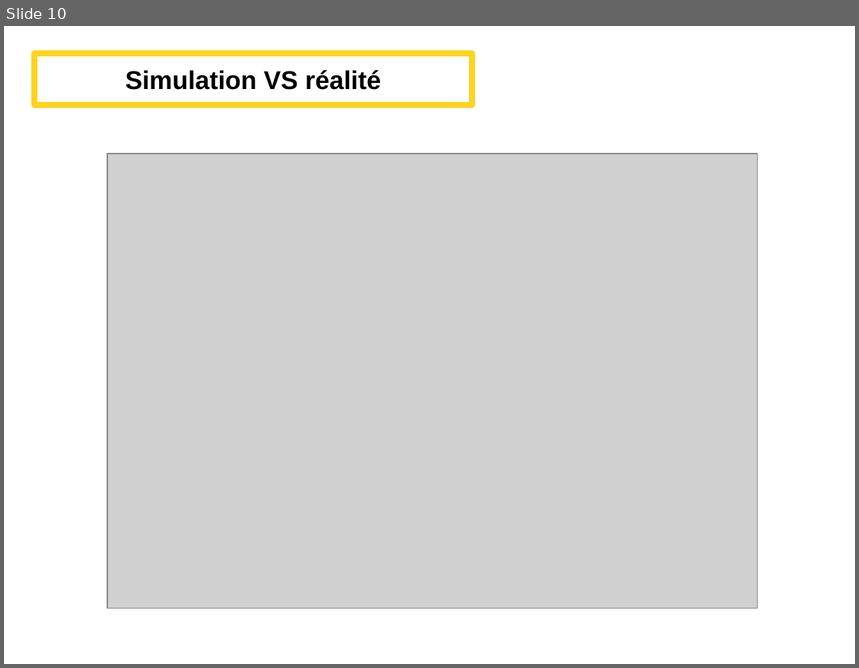
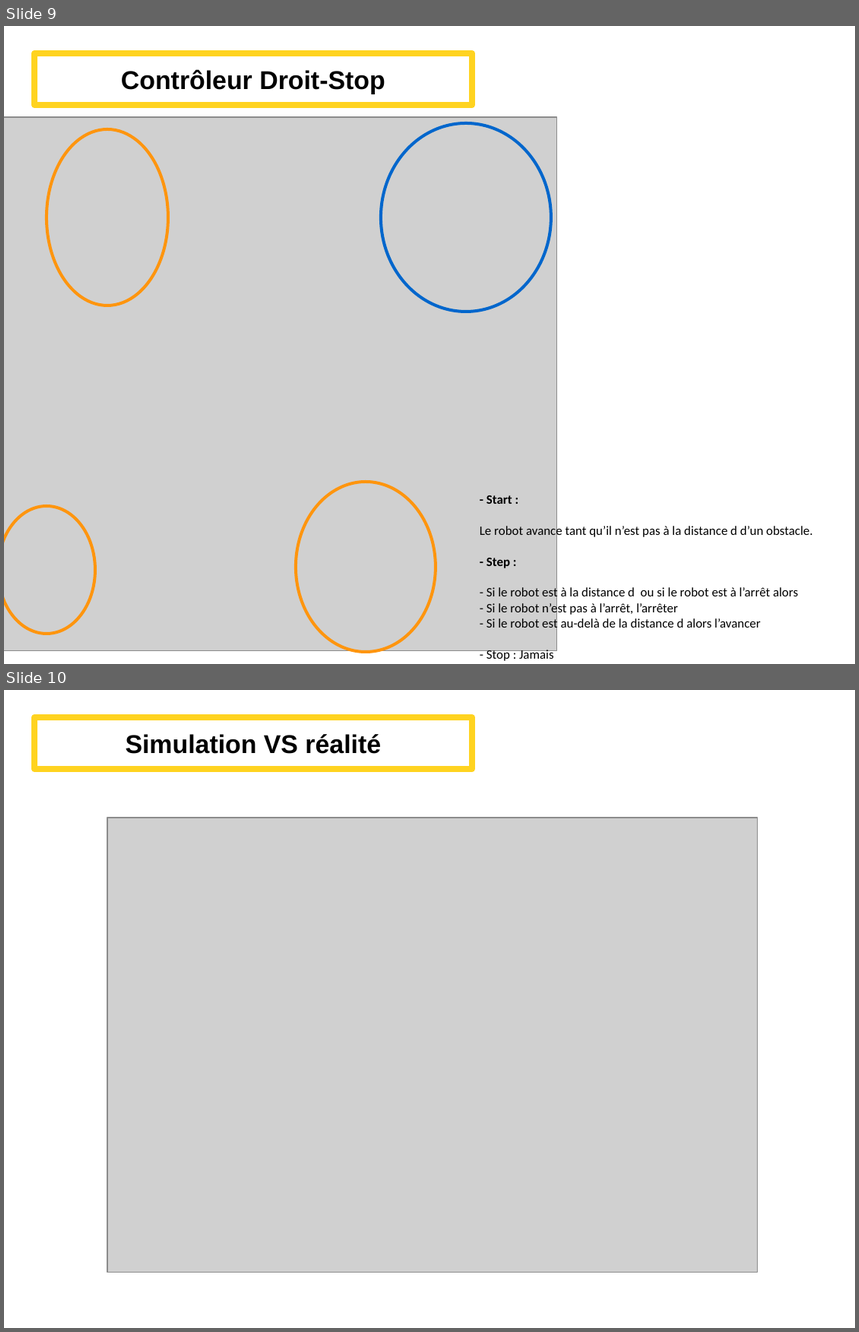
Before and after one commit to Alex-Lec/Projet-2I013-, a slide deck: Présentation_projetRobot.odp. Shown one above the other, each under a label of ours: slide 10 before the commit, slides 9 and 10 after it. The pictures are 859x668 and 859x1332 pixels, drawn with LibreOffice and Linux fonts; fonts in the diff are those of the drawing; grey boxes stand for pictures. Boxes give left, top, right and bottom in pixels: in the first picture for what was removed or moved away, otherwise in the second. Text is boxed around its words. In the diff, an @@ line names an element or a change of style, - is before the commit and + after.

```diff
--- a/Présentation_projetRobot.odp
+++ b/Présentation_projetRobot.odp
@@ slide 9 added at (4,26,855,664), background #FFFFFF @@
@@ title added at (34,53,472,105), outline #FFD320 5.67 pt, 24 pt, text #000000, bold @@
+Contrôleur Droit-Stop
@@ picture added at (4,117,558,651) @@
@@ ellipse added at (47,129,167,306), outline #FF950E 2.83 pt @@
@@ ellipse added at (381,123,551,312), outline #0066CC 2.83 pt @@
@@ ellipse added at (296,483,436,652), outline #FF950E 2.83 pt @@
@@ text added at (480,496,813,661), 12 pt, text #000000 @@
+- Start :
+Le robot avance tant qu’il n’est pas à la distance d d’un obstacle.
+- Step :
+- Si le robot est à la distance d ou si le robot est à l’arrêt alors
+- Si le robot n’est pas à l’arrêt, l’arrêter
+- Si le robot est au-delà de la distance d alors l’avancer
+- Stop : Jamais
@@ ellipse added at (4,506,95,634), outline #FF950E 2.83 pt @@
```
Also in this commit, not shown: 1 other slide added, 2 slides removed, 3 other files.
